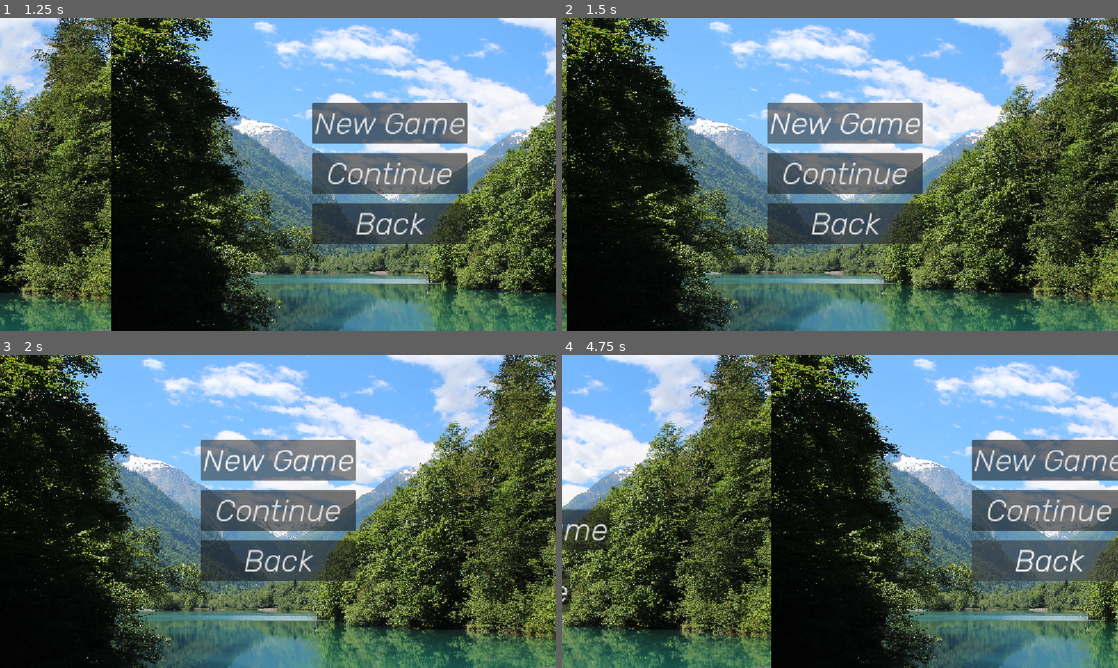
Above: before the commit, frames 1-4 (two rows, left to right).
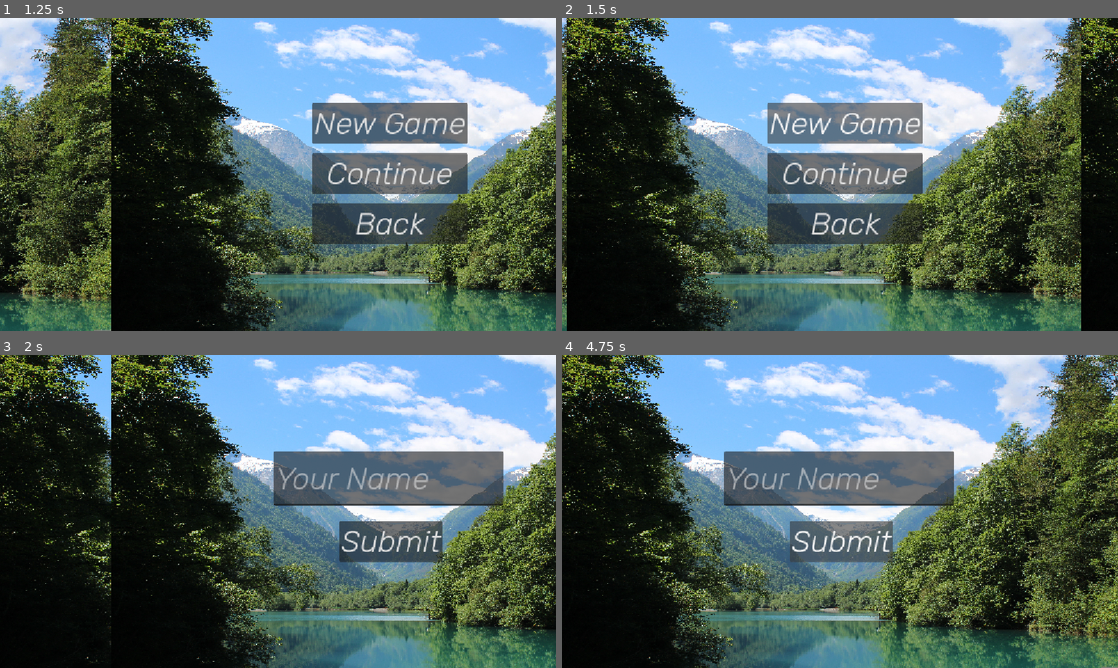
Above: after the commit, the same moments.

Repository: BAJ-Games/StoryGame
Game: Godot game, scene res://scenes/scene_manager.tscn
Two runs of this game, one before a commit and one after it. Both use one fixed random seed, a clock stepped at 60 frames per second and the inputs below.
Inputs (mouse positions are in pixels of both pictures, inside the frame that each line leads up to):
- Up to frame 1 (1.25 s): click "Play" at 0.5 s
- Up to frame 2 (1.5 s): click "New Game" at 1.25 s
- Up to frame 3 (2 s): no input
- Up to frame 4 (4.75 s): click "New Game" at 2 s; click (840, 511) at 2.75 s, where only the run before the commit has a clickable "Continue"; click (840, 511) at 3.5 s, where only the run before the commit has a clickable "Continue"; click (840, 542) at 4.25 s, where only the run after the commit has a clickable "Submit"

Frame 1 is identical in both runs. In frame 2, 5.8% of the frame differs, in the area x 0-100%, y 0-100%; in frame 3, 68%; in frame 4, 90%.

Commit message:
Wire New Game button to game start
Connect the New Game button to a handler that transitions to the game start scene.

Diff:
--- a/scenes/play_menu.gd
+++ b/scenes/play_menu.gd
@@ -17,3 +17,7 @@
 
 func back() -> void:
 	get_parent().change_scene_fluid("res://scenes/start_menu.tscn", true)
+
+
+func _on_new_game_pressed() -> void:
+	get_parent().change_scene_fluid("res://scenes/game_start.tscn")
--- a/scenes/play_menu.tscn
+++ b/scenes/play_menu.tscn
@@ -68,4 +68,5 @@
 theme = ExtResource("2_ixut7")
 text = "Back"
 
+[connection signal="pressed" from="NewGame" to="." method="_on_new_game_pressed"]
 [connection signal="pressed" from="Back" to="." method="_on_back_pressed"]
